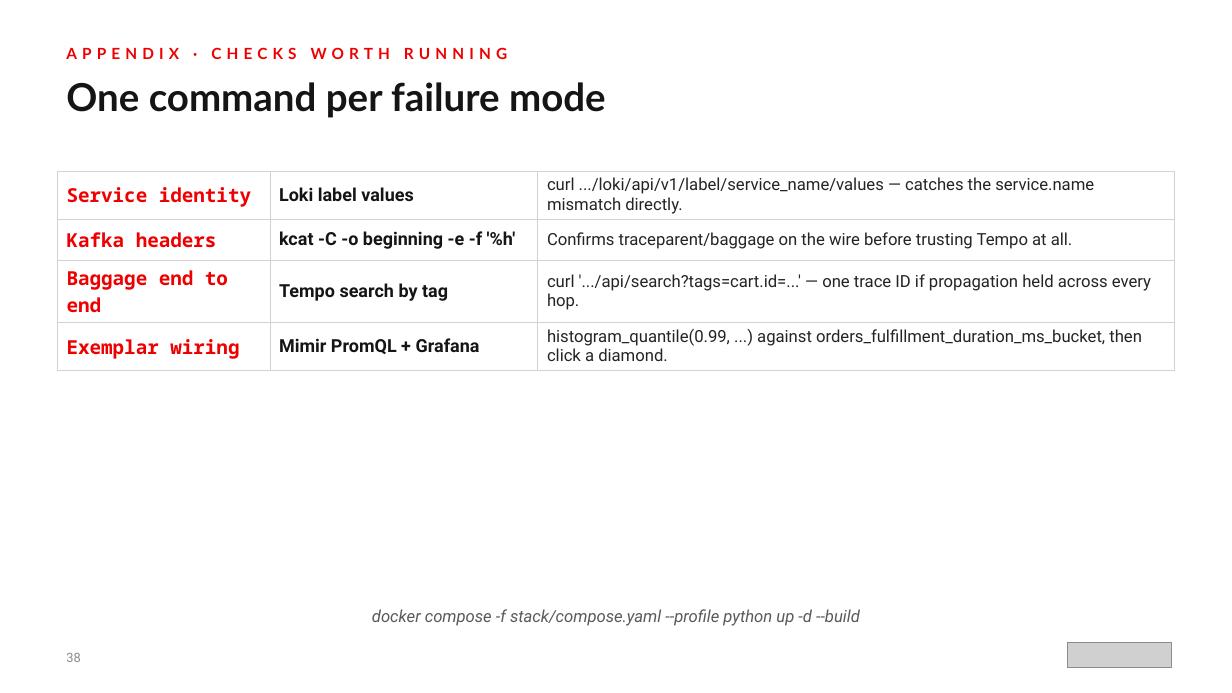
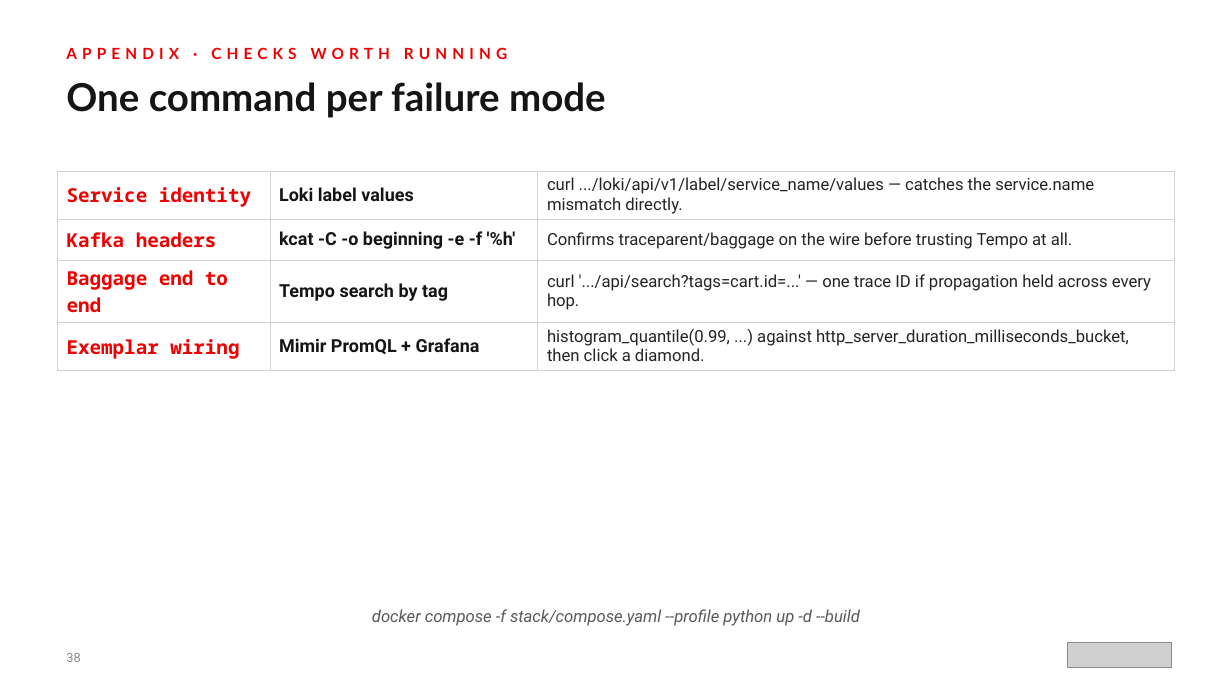
Before and after one commit to patterncatalyst/otel-observability-tutorial, a slide deck: slide 38 of presentations/observability-otel-201-python.pptx. Drawn at 1232x693 pixels with LibreOffice and Linux fonts; fonts in the diff are those of the drawing; grey boxes stand for pictures. Boxes give left, top, right and bottom in pixels: in the first picture for what was removed or moved away, otherwise in the second. Text is boxed around its words. In the diff, an @@ line names an element or a change of style, - is before the commit and + after.

Commit message:
fix(deck): point Python exemplar example at the real http_server_duration histogram

```diff
--- a/presentations/observability-otel-201-python.pptx
+++ b/presentations/observability-otel-201-python.pptx
@@ table at box(57, 171, 1175, 619) @@
-row 4, column 3: histogram_quantile(0.99, ...) against orders_fulfillment_duration_ms_bucket, then click a diamond.
+row 4, column 3: histogram_quantile(0.99, ...) against http_server_duration_milliseconds_bucket, then click a diamond.
```
Also in this commit, not shown: 1 other file.
